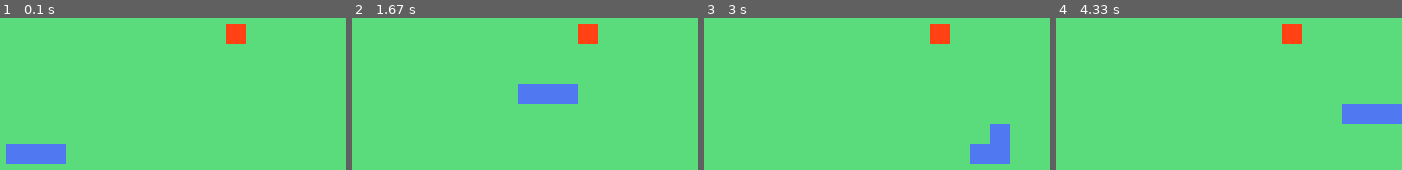
Above: before the commit, frames 1-4 (left to right).
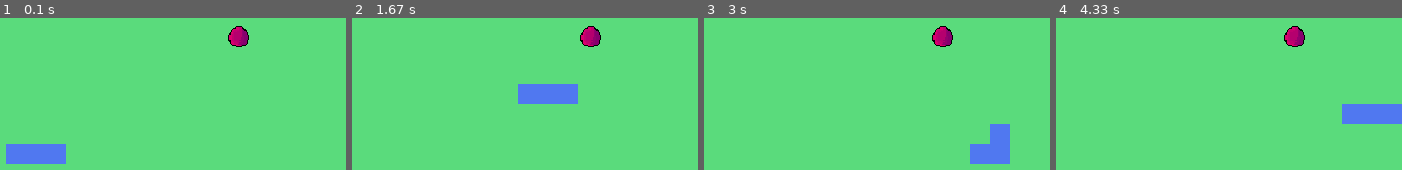
Above: after the commit, the same moments.

Repository: ChompChompDead/snake-in-pygame
Game: pygame game, started from main.py
Two runs of this game, one before a commit and one after it. Both use one fixed random seed, a clock stepped at 60 frames per second and the inputs below.
Inputs:
- Up to frame 1 (0.1 s): no input
- Up to frame 2 (1.67 s): hold D 0.33-0.8 s; hold W 0.83-1.3 s; hold D from 1.33 s (still down)
- Up to frame 3 (3 s): release D at 1.8 s; hold S 2.4-2.7 s; hold A from 2.73 s (still down)
- Up to frame 4 (4.33 s): release A at 3.13 s; hold W 3.17-3.53 s; hold D 3.57-4.2 s; hold S from 4.23 s (still down)

The runs differ from the first frame. In frame 1, 0.9% of the frame differs, in the area x 65-72%, y 3-20%; in frame 2, 0.9%; in frame 3, 0.9%; in frame 4, 0.9%.

Commit message:
Added fruit image

Diff:
--- a/main.py
+++ b/main.py
@@ -38,8 +38,8 @@
         self.randomize()
 
     def createFruit(self):
-        fruitShape = pygame.Rect(int(self.position.x * cellSize), int(self.position.y * cellSize), cellSize, cellSize)
-        pygame.draw.rect(screen, (255,65,20), fruitShape)
+        fruit = pygame.image.load("resources/fruit.png")
+        screen.blit(fruit, (self.position.x * cellSize, self.position.y * cellSize))
 
     def randomize(self):
         self.x = random.randint(0, cellAmount - 1)
Binary file added: resources/fruit.png
